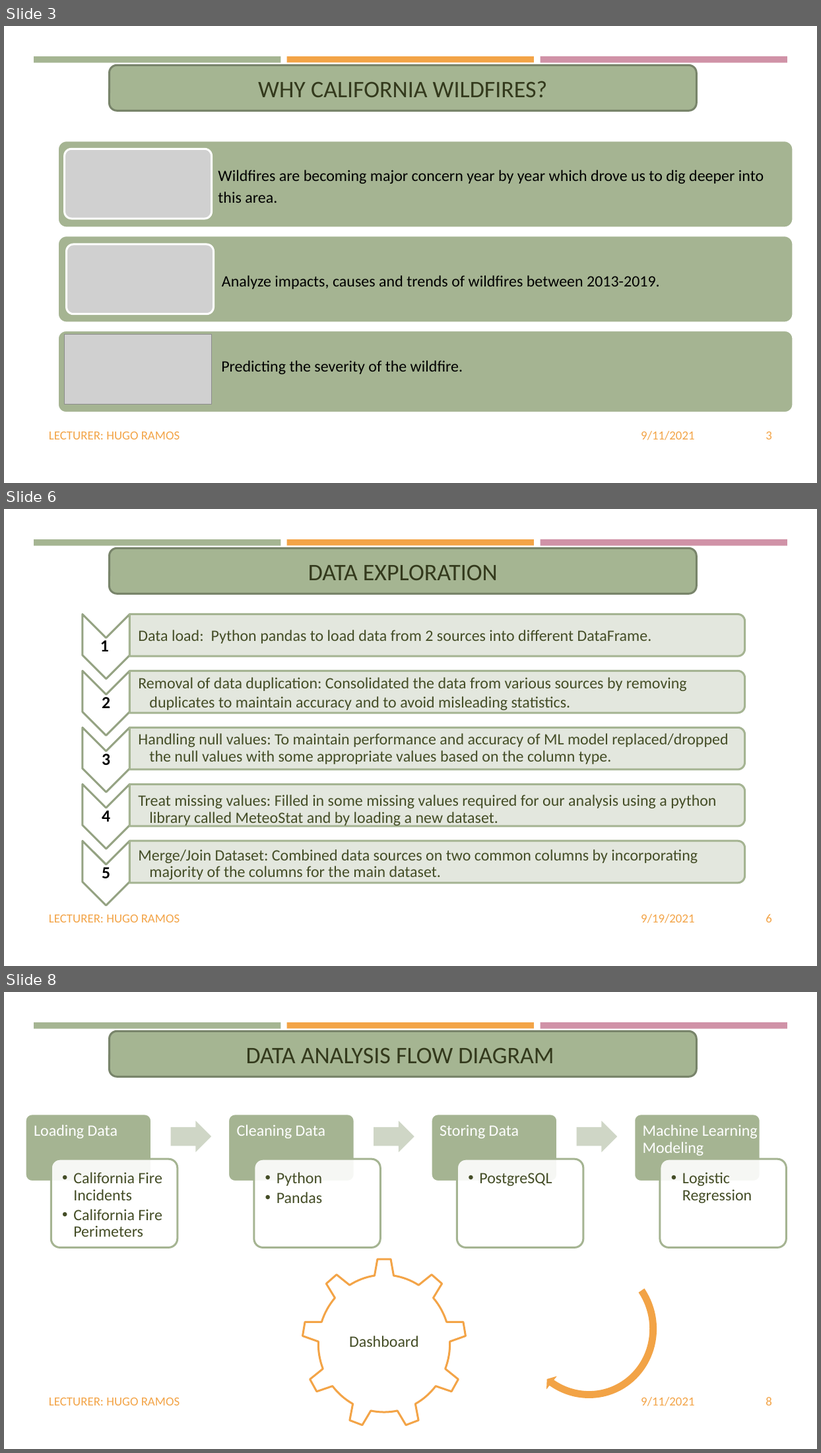
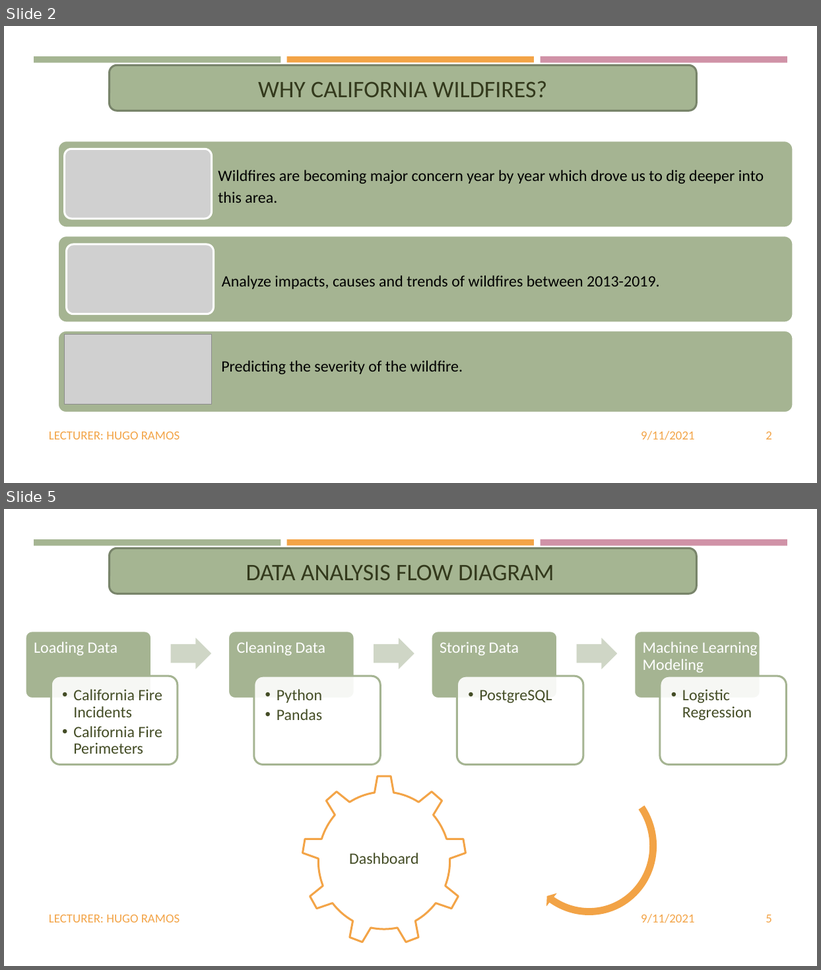
Before and after one commit to dhivyapadmanaban/California_Wildfires, a slide deck: Presentation/CALIFORNIA WILDFIRES.pptx. Shown one above the other, each under a label of ours: slides 3, 6 and 8 before the commit, slides 2 and 5 after it; the slides between them are not shown. The pictures are 821x1453 and 821x970 pixels, drawn with LibreOffice and Linux fonts; fonts in the diff are those of the drawing; grey boxes stand for pictures. Boxes give left, top, right and bottom in pixels: in the first picture for what was removed or moved away, otherwise in the second. Text is boxed around its words. In the diff, an @@ line names an element or a change of style, - is before the commit and + after.

Commit message:
PPT is updated with data analysis and data exploration process.

```diff
--- a/Presentation/CALIFORNIA WILDFIRES.pptx
+++ b/Presentation/CALIFORNIA WILDFIRES.pptx
@@ slide 6 removed at (x1=4, y1=509, x2=817, y2=966), background #FFFFFF; not listed: 3 template elements that a slide beside it also shows @@
@@ rounded rectangle removed at (x1=110, y1=548, x2=697, y2=593) @@
-DATA EXPLORATION
@@ group removed at (x1=83, y1=615, x2=745, y2=906): 10 texts, 5 chevrons, 5 round same rects @@
-1
-  Data load: Python pandas to load data from 2 sources into different DataFrame.
-2
-  Removal of data duplication: Consolidated the data from various sources by removing duplicates to maintain accuracy and to avoid misleading statistics.
-3
-  Handling null values: To maintain performance and accuracy of ML model replaced/dropped the null values with some appropriate values based on the column type.
-4
-  Treat missing values: Filled in some missing values required for our analysis using a python library called MeteoStat and by loading a new dataset.
-5
-  Merge/Join Dataset: Combined data sources on two common columns by incorporating majority of the columns for the main dataset.
@@ text removed at (x1=49, y1=915, x2=180, y2=923) @@
-LECTURER: HUGO RAMOS
@@ text removed at (x1=641, y1=914, x2=694, y2=923) @@
-9/19/2021
@@ page number removed at (x1=766, y1=914, x2=772, y2=923) @@
-6
@@ what was slide 3 is now slide 2 @@
@@ page number at (x1=766, y1=432, x2=772, y2=440): text changed @@
-3
+2
@@ what was slide 8 is now slide 5 @@
@@ page number at (x1=766, y1=915, x2=772, y2=923): text changed @@
-8
+5
```
Also in this commit, not shown: 4 slides changed, 1 other slide removed, 1 other file.
